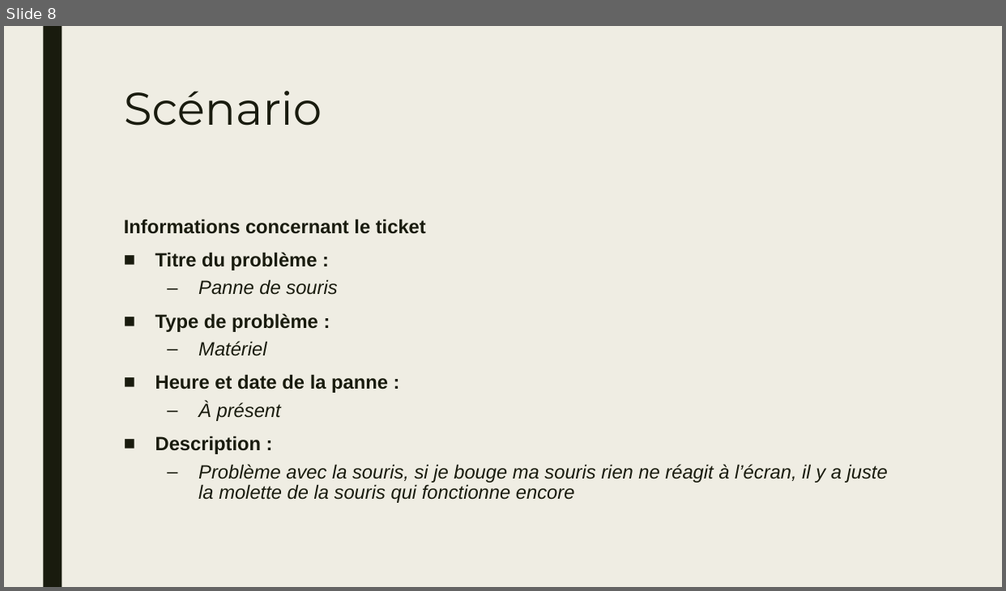
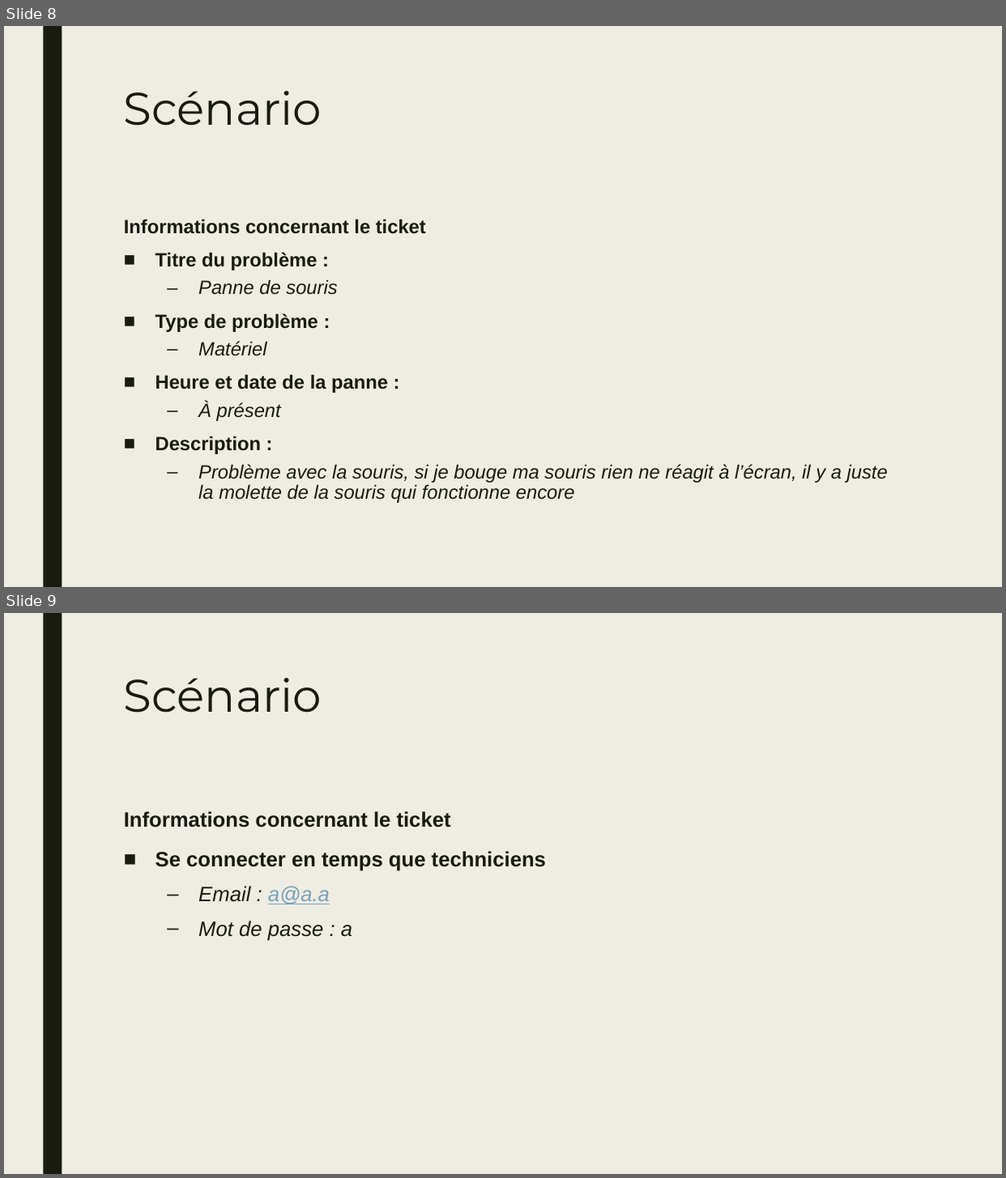
Before and after one commit to YFanha/ProjCsharp, a slide deck: Présentation.pptx. Shown one above the other, each under a label of ours: slide 8 before the commit, slides 8 and 9 after it. The pictures are 1006x591 and 1006x1178 pixels, drawn with LibreOffice and Linux fonts; fonts in the diff are those of the drawing. Boxes give left, top, right and bottom in pixels: in the first picture for what was removed or moved away, otherwise in the second. Text is boxed around its words. In the diff, an @@ line names an element or a change of style, - is before the commit and + after.

Commit message:
update doc

```diff
--- a/Présentation.pptx
+++ b/Présentation.pptx
@@ slide 9 added at (4,613,1002,1174), background #EFEDE3; not listed: 1 template element that a slide beside it also shows @@
@@ title added at (124,678,322,713), 44 pt, text #191B0E @@
+Scénario
@@ text added at (124,811,546,941), 20 pt, text #191B0E, bold @@
+Informations concernant le ticket
+■ Se connecter en temps que techniciens
+  – Email : a@a.a
+  – Mot de passe : a
```
